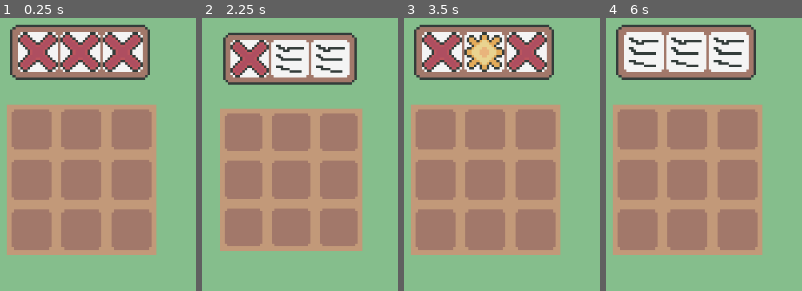
Above: before the commit, frames 1-4 (left to right).
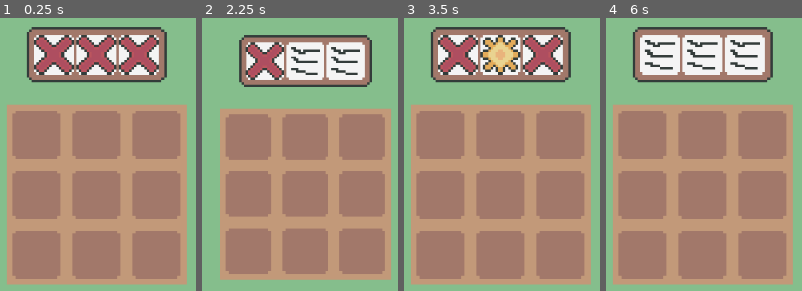
Above: after the commit, the same moments.

Repository: eric-marsh/farminata
Game: Godot game, scene res://scene/scene_switcher.tscn
The game is run twice, just before and just after one commit, with the same random seed, the same clock (stepped at 60 frames per second) and the same inputs.
Inputs (mouse positions are in pixels of both pictures, inside the frame that each line leads up to):
- Up to frame 1 (0.25 s): no input
- Up to frame 2 (2.25 s): tap Enter at 0.5, 2 s; move the mouse to (282, 53) at 0.52 s; tap Mouse wheel down (SCROLL_DOWN) at 0.6, 2.1 s; click (282, 53) at 0.67 s; tap Space (ui_select) at 0.77, 1.25, 1.52 s; move the mouse to (276, 203) at 1.27 s; tap Mouse wheel up (SCROLL_UP) at 1.35 s; click (276, 203) at 1.42 s; move the mouse to (outside the picture) at 2.02 s; click (outside the picture) at 2.17 s
- Up to frame 3 (3.5 s): move the mouse to (598, 271) at 2.77 s; tap Mouse wheel up (SCROLL_UP) at 2.85 s; click (598, 271) at 2.92 s; tap Space (ui_select) at 3.02 s
- Up to frame 4 (6 s): tap Space (ui_select) at 3.5, 3.77, 4.52, 5 s; move the mouse to (outside the picture) at 3.52 s; tap Mouse wheel down (SCROLL_DOWN) at 3.6, 5.1 s; click (outside the picture) at 3.67 s; tap Enter at 4.25 s; move the mouse to (outside the picture) at 4.27 s; tap Mouse wheel up (SCROLL_UP) at 4.35, 5.85 s; click (outside the picture) at 4.42 s; move the mouse to (outside the picture) at 5.02 s; click (outside the picture) at 5.17 s; move the mouse to (719, 67) at 5.77 s; click (719, 67) at 5.92 s

The runs differ from the first frame. In frame 1, 51% of the frame differs, in the area x 3-96%, y 2-98%; in frame 2, 45%; in frame 3, 52%; in frame 4, 49%.
Error in both runs: Invalid access to property or key 'Audio' on a base object of type 'Node (GlobalsNode)'. (res://script/main.gd:35)

Commit message:
plot change size

Diff:
--- a/scene/main.tscn
+++ b/scene/main.tscn
@@ -16,6 +16,6 @@
 position = Vector2(138, 119)
 
 [node name="SlotMachine" parent="PlotContainer" instance=ExtResource("4_brvut")]
-position = Vector2(59, -42)
+position = Vector2(72, -40)
 
 [node name="PlotGrid" parent="PlotContainer" instance=ExtResource("4_0ha60")]
--- a/scene/plot.tscn
+++ b/scene/plot.tscn
@@ -7,7 +7,7 @@
 size = Vector2(40, 40)
 
 [node name="Plot" type="Control"]
-custom_minimum_size = Vector2(40, 40)
+custom_minimum_size = Vector2(48, 48)
 layout_mode = 3
 anchors_preset = 0
 offset_right = 40.0
@@ -21,8 +21,11 @@
 position = Vector2(12, 12)
 shape = SubResource("RectangleShape2D_4pdpe")
 
-[node name="TextureRect" type="TextureRect" parent="."]
-layout_mode = 0
-offset_right = 40.0
-offset_bottom = 40.0
+[node name="NinePatchRect" type="NinePatchRect" parent="."]
+layout_mode = 1
+anchors_preset = 15
+anchor_right = 1.0
+anchor_bottom = 1.0
+grow_horizontal = 2
+grow_vertical = 2
 texture = ExtResource("2_8yg48")
